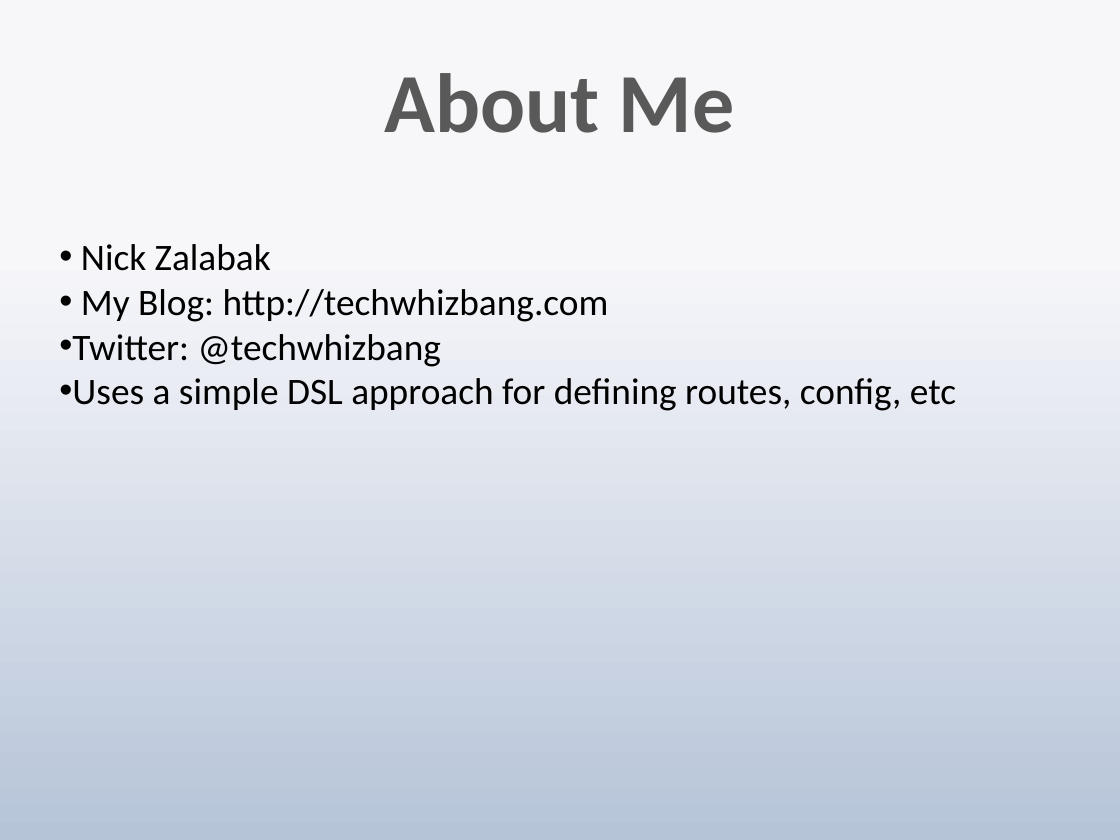
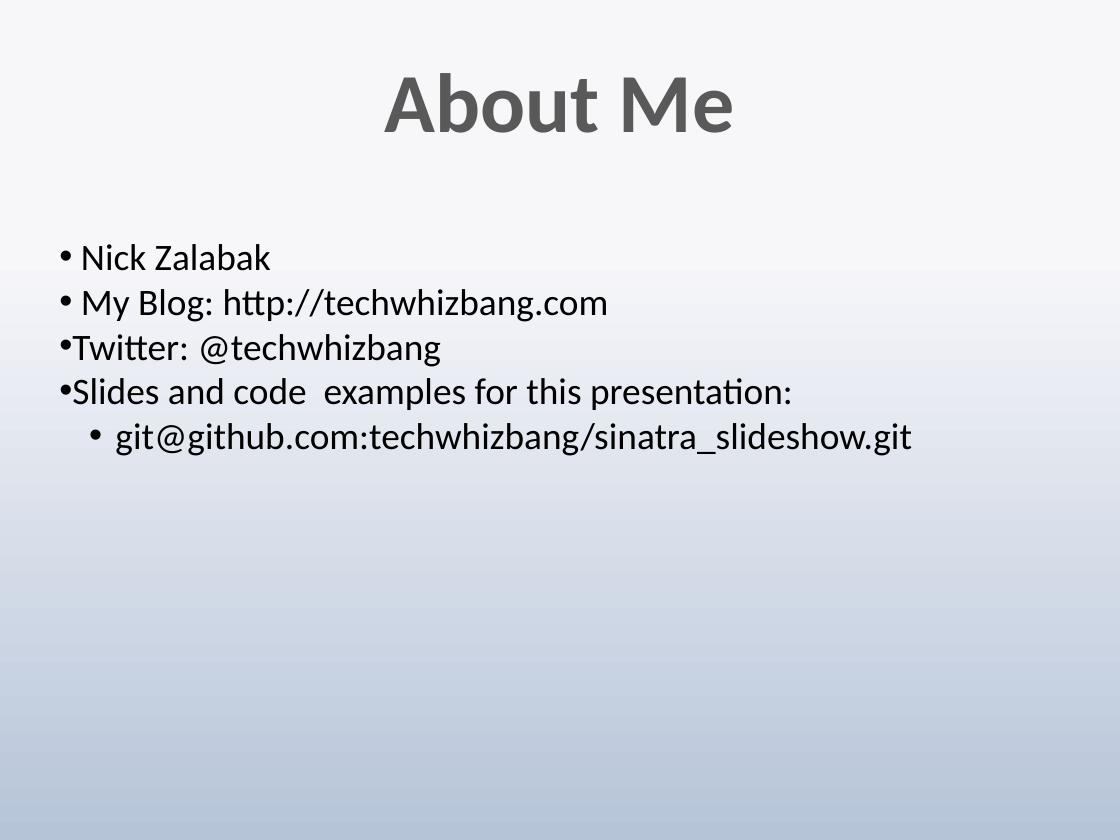
Before and after one commit to techwhizbang/sinatra_slideshow, a slide deck: slide 2 of sinatra.pptx. Drawn at 1120x840 pixels with LibreOffice and Linux fonts; fonts in the diff are those of the drawing. Boxes give left, top, right and bottom in pixels: in the first picture for what was removed or moved away, otherwise in the second. Text is boxed around its words. In the diff, an @@ line names an element or a change of style, - is before the commit and + after.

Commit message:
nz: updated the slideshow, adding the very basic examples

```diff
--- a/sinatra.pptx
+++ b/sinatra.pptx
@@ text at [72,378,912,456]: text changed @@
-• Uses a simple DSL approach for defining routes, config, etc
+• Slides and code examples for this presentation:
+  • git@github.com:techwhizbang/sinatra_slideshow.git
```
Also in this commit, not shown: 1 other slide changed, 3 slides added.
